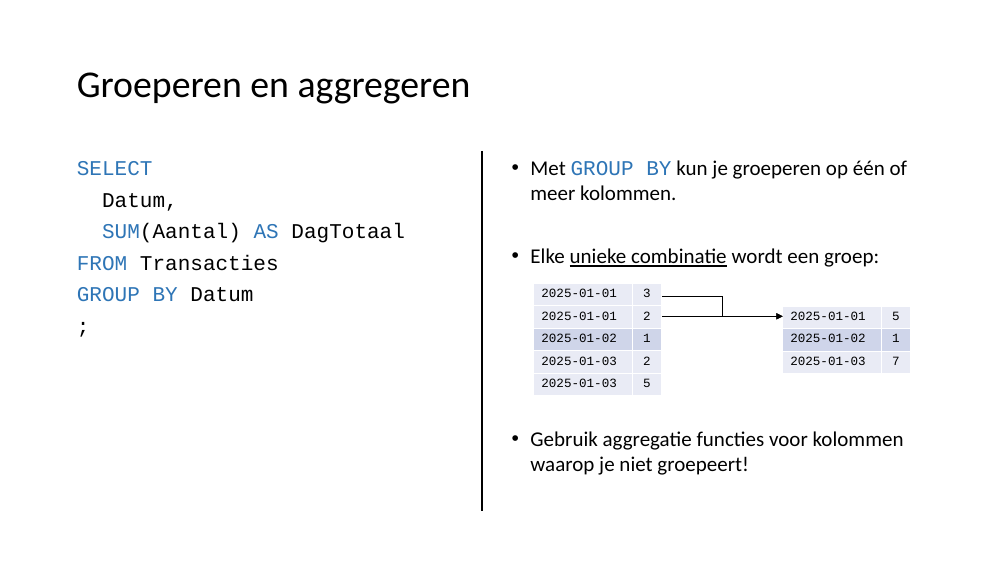
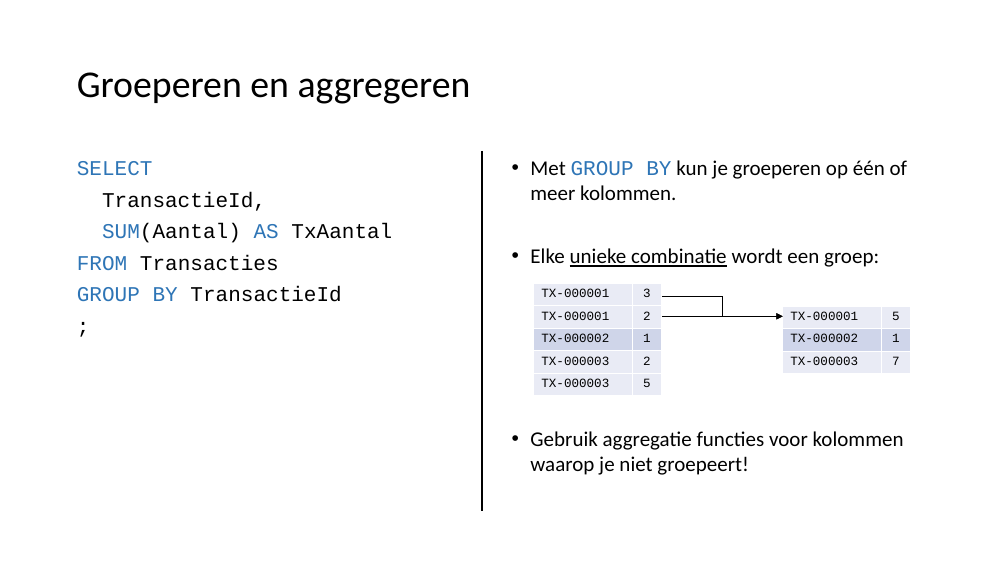
Before and after one commit to LFKoning/knowledge-sharing, a slide deck: slide 28 of sql_course_2p/1_basics/1_basics.pptx. Drawn at 1008x567 pixels with LibreOffice and Linux fonts; fonts in the diff are those of the drawing. Boxes give left, top, right and bottom in pixels: in the first picture for what was removed or moved away, otherwise in the second. Text is boxed around its words. In the diff, an @@ line names an element or a change of style, - is before the commit and + after.

```diff
--- a/sql_course_2p/1_basics/1_basics.pptx
+++ b/sql_course_2p/1_basics/1_basics.pptx
@@ text at [102,192,392,243]: text changed @@
-Datum,
-SUM(Aantal) AS DagTotaal
+TransactieId,
+SUM(Aantal) AS TxAantal
@@ text at [77,286,341,302]: text changed; text colour #2E75B6 to #000000 @@
-GROUP BY Datum
+GROUP BY TransactieId
@@ table at [534,284,662,397] @@
-row 1, column 1: 2025-01-01
+row 1, column 1: TX-000001
-row 2, column 1: 2025-01-01
+row 2, column 1: TX-000001
-row 3, column 1: 2025-01-02
+row 3, column 1: TX-000002
-row 4, column 1: 2025-01-03
+row 4, column 1: TX-000003
-row 5, column 1: 2025-01-03
+row 5, column 1: TX-000003
@@ table at [783,306,910,374] @@
-row 1, column 1: 2025-01-01
+row 1, column 1: TX-000001
-row 2, column 1: 2025-01-02
+row 2, column 1: TX-000002
-row 3, column 1: 2025-01-03
+row 3, column 1: TX-000003
```
Also in this commit, not shown: 31 other slides changed, 3 slides added, 3 slides removed, 14 other files.
